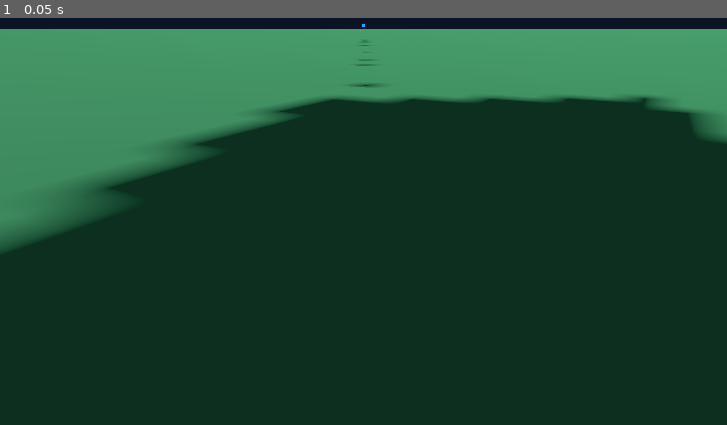
Above: before the commit, frame 1.
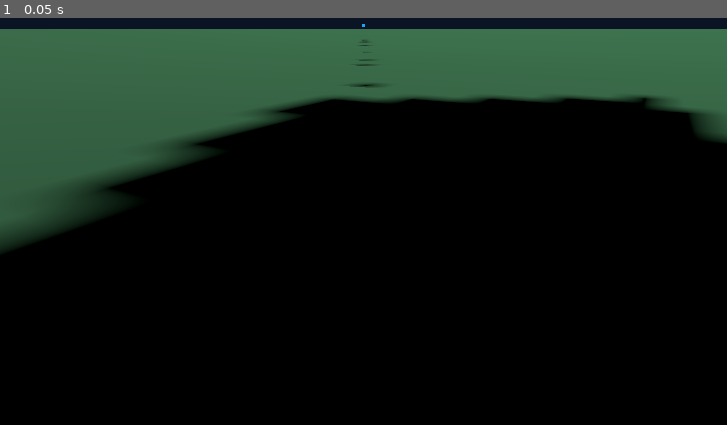
Above: after the commit, the same moment.

Repository: papakermitsbambam2016-coder/ThatVRKidd-Fangame
Game: Godot game, scene res://Scenes/Main.tscn
Same seed, same stepped clock (60 frames per second), same inputs: the game is played once before the commit and once after it.
Inputs:
- Up to frame 1 (0.05 s): no input

The runs differ from the first frame. In frame 1, 97% of the frame differs, in the area x 0-100%, y 2-100%.

Commit message:
Update Main.tscn
Updated resource IDs and improved naming conventions for various nodes and materials.

Diff:
--- a/Scenes/Main.tscn
+++ b/Scenes/Main.tscn
@@ -1,102 +1,74 @@
-[gd_scene load_steps=13 format=3]
+[gd_scene load_steps=14 format=3]
 
-[ext_resource type="Script" path="res://Scripts/Main.gd" id="1_main"]
-[ext_resource type="Script" path="res://Scripts/Player/GorillaPlayer.gd" id="2_player"]
-[ext_resource type="Script" path="res://Scripts/Client/ClientMenu.gd" id="3_menu"]
-[ext_resource type="Script" path="res://Scripts/Client/MenuPointer.gd" id="4_pointer"]
-
-[sub_resource type="Environment" id="Environment_main"]
+[ext_resource type="Script" path="res://Scripts/Main.gd" id="1"]
+[ext_resource type="Script" path="res://Scripts/Player/GorillaPlayer.gd" id="2"]
+[ext_resource type="Script" path="res://Scripts/Client/ClientMenu.gd" id="3"]
+[ext_resource type="Script" path="res://Scripts/Client/MenuPointer.gd" id="4"]
+[ext_resource type="Script" path="res://Scripts/World/StarterMap.gd" id="5"]
+[sub_resource type="Environment" id="Env"]
 background_mode = 1
 background_color = Color(0.04, 0.08, 0.14, 1)
 ambient_light_source = 3
-ambient_light_color = Color(0.65, 0.72, 0.85, 1)
 ambient_light_energy = 0.8
-
-[sub_resource type="PlaneMesh" id="PlaneMesh_floor"]
+[sub_resource type="PlaneMesh" id="FloorMesh"]
 size = Vector2(30, 30)
-
-[sub_resource type="StandardMaterial3D" id="Material_floor"]
+[sub_resource type="StandardMaterial3D" id="FloorMat"]
 albedo_color = Color(0.12, 0.3, 0.18, 1)
-roughness = 0.9
-
-[sub_resource type="BoxShape3D" id="BoxShape_floor"]
+[sub_resource type="BoxShape3D" id="FloorShape"]
 size = Vector3(30, 0.2, 30)
-
-[sub_resource type="CapsuleShape3D" id="Capsule_player"]
+[sub_resource type="CapsuleShape3D" id="PlayerShape"]
 radius = 0.22
 height = 1.6
-
-[sub_resource type="SphereMesh" id="Sphere_hand"]
+[sub_resource type="SphereMesh" id="HandMesh"]
 radius = 0.09
 height = 0.18
-
-[sub_resource type="StandardMaterial3D" id="Material_left"]
+[sub_resource type="StandardMaterial3D" id="LeftMat"]
 albedo_color = Color(0.1, 0.45, 1, 1)
-roughness = 0.65
-
-[sub_resource type="StandardMaterial3D" id="Material_right"]
+[sub_resource type="StandardMaterial3D" id="RightMat"]
 albedo_color = Color(1, 0.18, 0.12, 1)
-roughness = 0.65
 
 [node name="Main" type="Node3D"]
-script = ExtResource("1_main")
-
+script = ExtResource("1")
 [node name="WorldEnvironment" type="WorldEnvironment" parent="."]
-environment = SubResource("Environment_main")
-
-[node name="DirectionalLight3D" type="DirectionalLight3D" parent="."]
+environment = SubResource("Env")
+[node name="Sun" type="DirectionalLight3D" parent="."]
 rotation_degrees = Vector3(-55, -30, 0)
 light_energy = 1.2
 shadow_enabled = true
-
 [node name="Floor" type="StaticBody3D" parent="."]
 collision_layer = 1
-collision_mask = 1
-
-[node name="MeshInstance3D" type="MeshInstance3D" parent="Floor"]
+[node name="Visual" type="MeshInstance3D" parent="Floor"]
 position = Vector3(0, -0.1, 0)
-mesh = SubResource("PlaneMesh_floor")
-material_override = SubResource("Material_floor")
-
-[node name="CollisionShape3D" type="CollisionShape3D" parent="Floor"]
+mesh = SubResource("FloorMesh")
+material_override = SubResource("FloorMat")
+[node name="Collision" type="CollisionShape3D" parent="Floor"]
 position = Vector3(0, -0.1, 0)
-shape = SubResource("BoxShape_floor")
-
+shape = SubResource("FloorShape")
+[node name="StarterMap" type="Node3D" parent="."]
+script = ExtResource("5")
 [node name="Player" type="CharacterBody3D" parent="."]
 collision_layer = 2
 collision_mask = 1
-script = ExtResource("2_player")
-
+script = ExtResource("2")
 [node name="BodyCollider" type="CollisionShape3D" parent="Player"]
 position = Vector3(0, 0.8, 0)
-shape = SubResource("Capsule_player")
-
+shape = SubResource("PlayerShape")
 [node name="XROrigin3D" type="XROrigin3D" parent="Player"]
-
 [node name="XRCamera3D" type="XRCamera3D" parent="Player/XROrigin3D"]
 current = true
-
 [node name="LeftController" type="XRController3D" parent="Player/XROrigin3D"]
 tracker = &"left_hand"
-
 [node name="HandMesh" type="MeshInstance3D" parent="Player/XROrigin3D/LeftController"]
-mesh = SubResource("Sphere_hand")
-material_override = SubResource("Material_left")
-
+mesh = SubResource("HandMesh")
+material_override = SubResource("LeftMat")
 [node name="ClientMenu" type="Node3D" parent="Player/XROrigin3D/LeftController"]
 position = Vector3(0, 0.22, -0.18)
 rotation_degrees = Vector3(-55, 0, 0)
-script = ExtResource("3_menu")
-
+script = ExtResource("3")
 [node name="RightController" type="XRController3D" parent="Player/XROrigin3D"]
 tracker = &"right_hand"
-
 [node name="HandMesh" type="MeshInstance3D" parent="Player/XROrigin3D/RightController"]
-mesh = SubResource("Sphere_hand")
-material_override = SubResource("Material_right")
-
+mesh = SubResource("HandMesh")
+material_override = SubResource("RightMat")
 [node name="MenuPointer" type="Node3D" parent="Player/XROrigin3D/RightController"]
-script = ExtResource("4_pointer")
-Commit it with:
-
-Attach menu pointer to right controller
+script = ExtResource("4")
